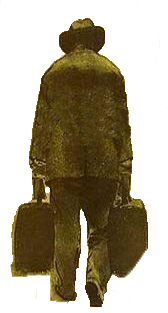
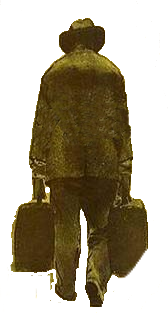
Two versions of the same layered image (168px x 313px). Layer-by-layer changes:
painted on "DeathOfASalesman.jpg" over (8, 217, 69, 304)
